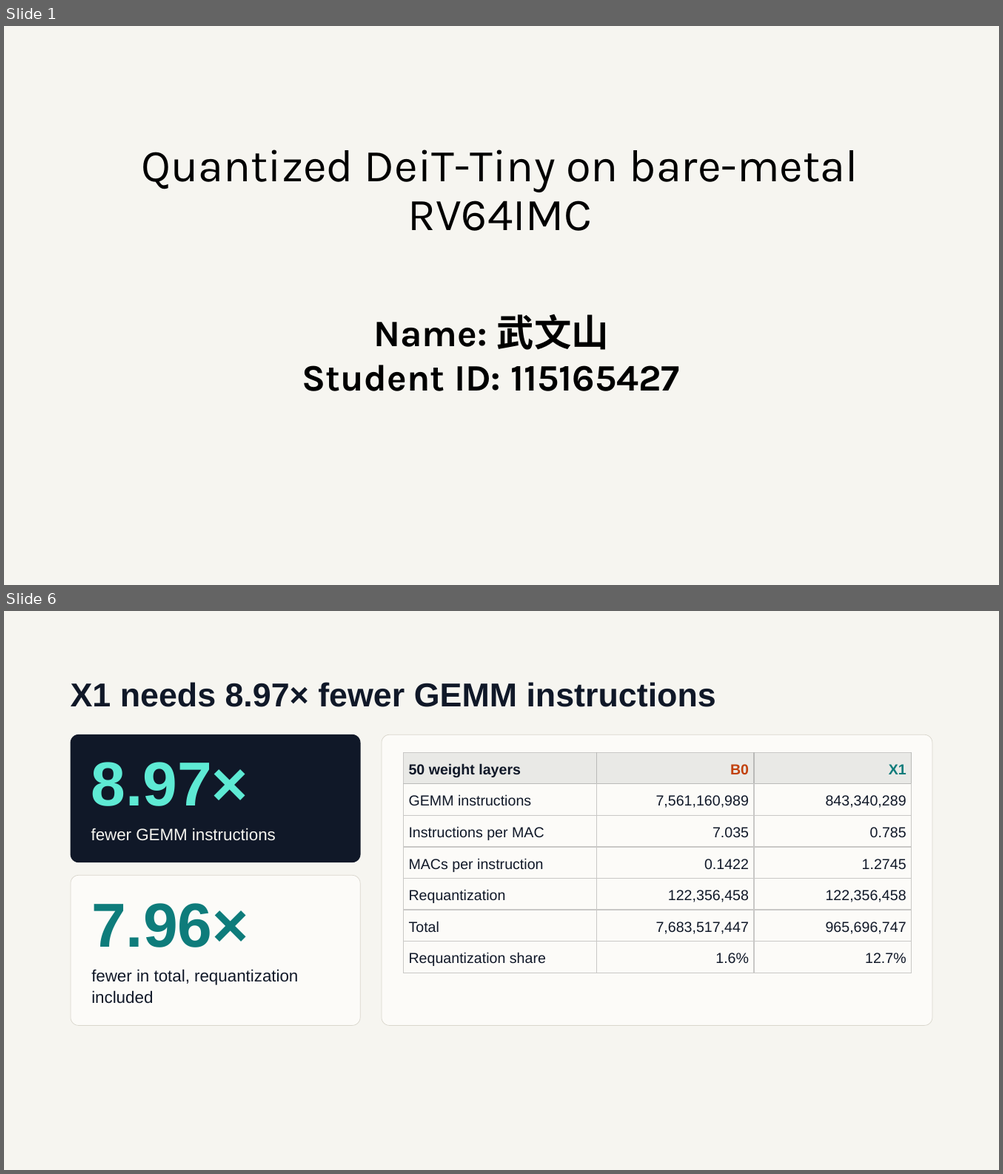
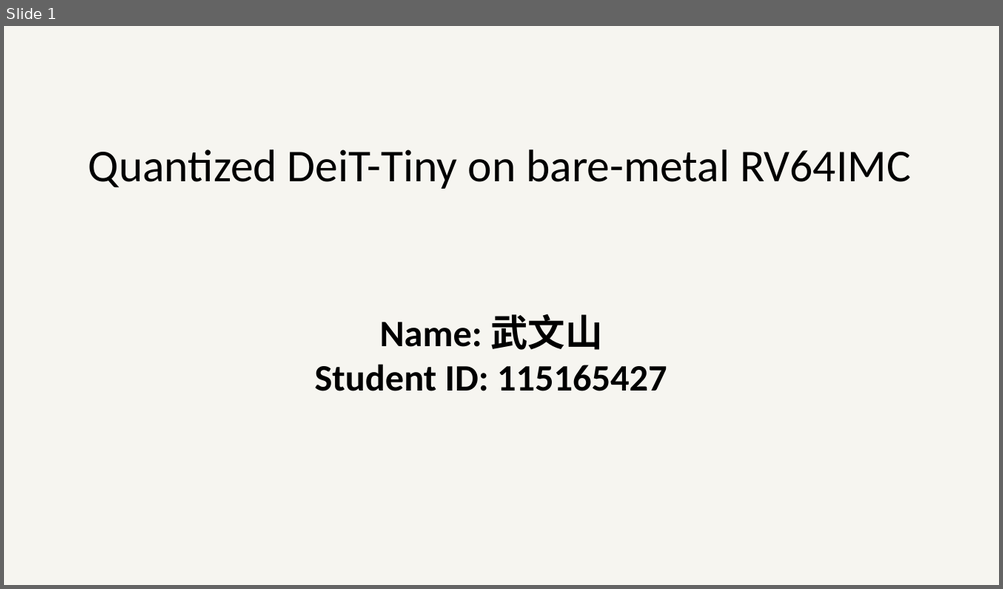
Before and after one commit to hubertvx/RV64imc, a slide deck: docs/115165427_武文山.pptx. Shown one above the other, each under a label of ours: slides 1 and 6 before the commit, slide 1 after it; the slides between them are not shown. The pictures are 1003x1174 and 1003x589 pixels, drawn with LibreOffice and Linux fonts; fonts in the diff are those of the drawing. Boxes give left, top, right and bottom in pixels: in the first picture for what was removed or moved away, otherwise in the second. Text is boxed around its words. In the diff, an @@ line names an element or a change of style, - is before the commit and + after.

```diff
--- a/docs/115165427_武文山.pptx
+++ b/docs/115165427_武文山.pptx
@@ slide 6 removed at (4,611,999,1170), background #F6F5F0 @@
@@ title removed at (71,682,716,707) @@
-X1 needs 8.97× fewer GEMM instructions
@@ rounded rectangle removed at (71,735,361,863) @@
@@ rounded rectangle removed at (381,735,932,1026) @@
@@ text removed at (91,762,248,806) @@
-8.97×
@@ table removed at (403,753,911,973), 7 rows, 3 columns @@
-50 weight layers | B0 | X1
-GEMM instructions | 7,561,160,989 | 843,340,289
-Instructions per MAC | 7.035 | 0.785
-MACs per instruction | 0.1422 | 1.2745
-Requantization | 122,356,458 | 122,356,458
-Total | 7,683,517,447 | 965,696,747
-Requantization share | 1.6% | 12.7%
@@ text removed at (91,828,276,841) @@
-fewer GEMM instructions
@@ rounded rectangle removed at (71,876,360,1027) @@
@@ text removed at (91,903,248,948) @@
-7.96×
@@ text removed at (91,969,298,1004) @@
-fewer in total, requantization included
@@ slide 1 changed as well @@
@@ text "Quantized DeiT-Tiny on bare-metal RV64IMC" at (88,150,910,189): font Karla to Calibri @@
@@ text "Name: 武文山" at (315,315,667,392): font Karla to Calibri @@
```
Also in this commit, not shown: 3 other slides changed, 4 slides added, 4 other slides removed.
